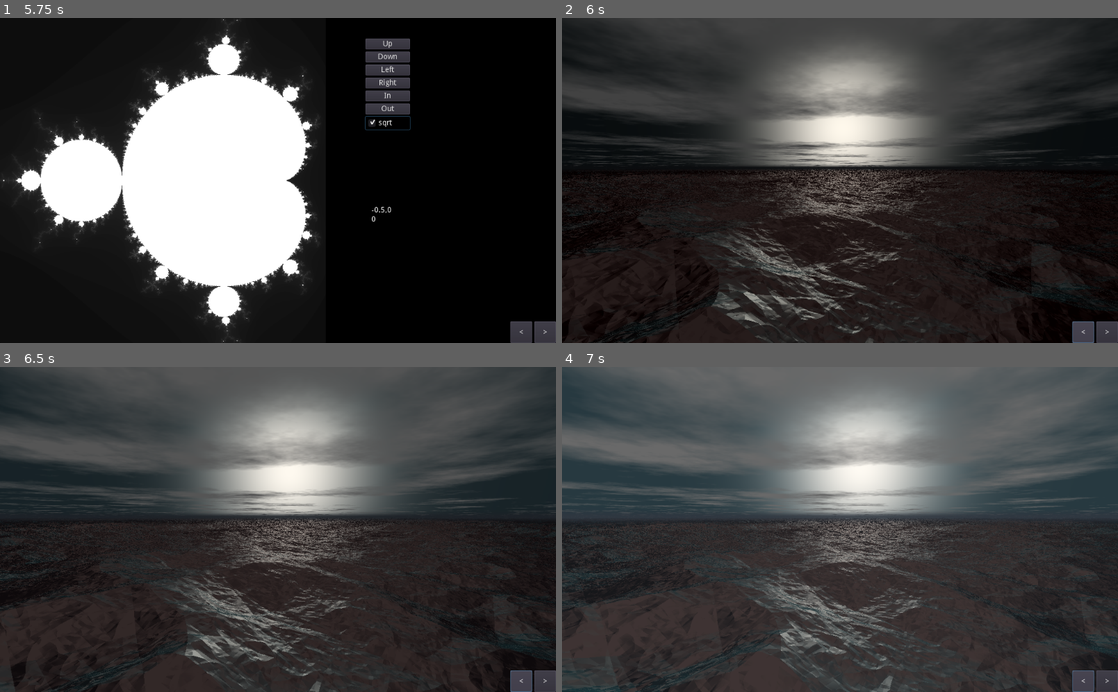
Above: before the commit, frames 1-4 (two rows, left to right).
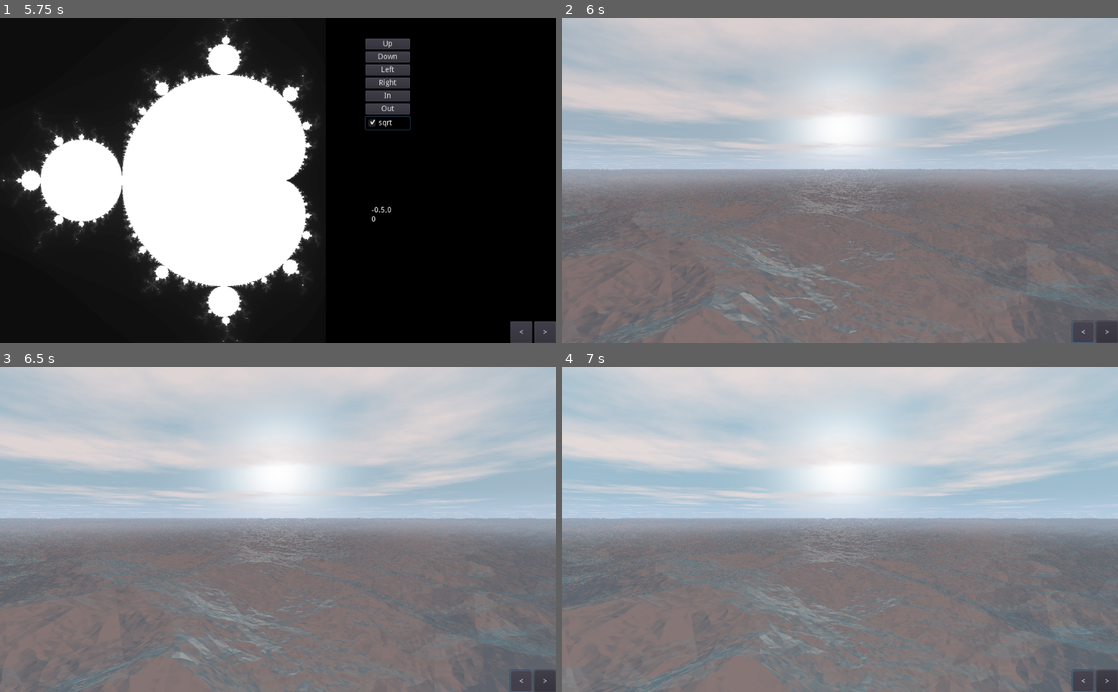
Above: after the commit, the same moments.

Repository: Castux/code-club
Game: Godot game, scene res://Root.tscn
Same seed, same stepped clock (60 frames per second), same inputs: the game is played once before the commit and once after it.
Inputs:
- Up to frame 1 (5.75 s): click "Up" at 0.5 s; click "Down" at 1.25 s; click "Left" at 2 s; click "Right" at 2.75 s; click "In" at 3.5 s; click "Out" at 4.25 s; click "sqrt" at 5 s
- Up to frame 2 (6 s): click "<" at 5.75 s
- Up to frame 3 (6.5 s): no input
- Up to frame 4 (7 s): hold D from 6.53 s (still down)

Frame 1 is identical in both runs. In frame 2, 98% of the frame differs, in the area x 0-100%, y 0-100%; in frame 3, 98%; in frame 4, 98%.

Commit message:
Complete day/night

Diff:
--- a/shadertoys/Waves/Waves.gd
+++ b/shadertoys/Waves/Waves.gd
@@ -15,7 +15,6 @@
 
 func _ready():
 	updateRatio()
-	$AnimationPlayer.play("DayNight")
 
 func updateRatio():
 	var ratio = rect_size.x / rect_size.y
--- a/shadertoys/Waves/Waves.shader
+++ b/shadertoys/Waves/Waves.shader
@@ -244,7 +244,8 @@
 	vec2 uv = vec2((UV.x - 0.5) * ratio, UV.y - 0.5);
 
 	vec3 eye = vec3(0,25,0);
-	vec3 forward = vec3(sin(time / 15.0),-0.05,cos(time / 15.0));
+	//vec3 forward = vec3(sin(time / 15.0),-0.05,cos(time / 15.0));
+	vec3 forward = vec3(0,-0.05,1);
 	vec3 ray = screenRay(eye, forward, uv);
 
 	bool maxedOut;
--- a/shadertoys/Waves/Waves.tscn
+++ b/shadertoys/Waves/Waves.tscn
@@ -11,20 +11,20 @@
 shader_param/clip = 5000.0
 shader_param/fov = 1.3
 shader_param/time = 0.0
-shader_param/sunDir = Vector3( 0, 0.565523, 1 )
-shader_param/sunWidth = 30.0
-shader_param/fogWidth = 0.04
-shader_param/fogColor = Color( 0.74902, 0.854902, 1, 0.478431 )
-shader_param/sunColor = Color( 1, 1, 1, 1 )
-shader_param/skyColor = Color( 0.607843, 0.890196, 1, 1 )
+shader_param/sunDir = Vector3( 0, -0.0871051, 1 )
+shader_param/sunWidth = 50.1227
+shader_param/fogWidth = 0.00562893
+shader_param/fogColor = Color( 0, 0, 0, 1 )
+shader_param/sunColor = Color( 1, 0.972549, 0.917647, 1 )
+shader_param/skyColor = Color( 0, 0, 0, 1 )
 shader_param/waterColor = Color( 0.0186157, 0.220939, 0.238281, 1 )
-shader_param/cloudColor = Color( 1, 1, 1, 1 )
+shader_param/cloudColor = Color( 0.231373, 0.231373, 0.231373, 1 )
 
 [sub_resource type="Animation" id=2]
 resource_name = "DayNight"
-length = 60.0
+length = 105.0
 loop = true
-step = 0.5
+step = 1.0
 tracks/0/type = "value"
 tracks/0/path = NodePath(".:sunColor")
 tracks/0/interp = 2
@@ -32,82 +32,82 @@
 tracks/0/imported = false
 tracks/0/enabled = true
 tracks/0/keys = {
-"times": PoolRealArray( -0.1, 5, 15, 20, 25, 35 ),
-"transitions": PoolRealArray( 1, 1, 1, 1, 1, 1 ),
+"times": PoolRealArray( 5, 15, 20, 30, 35, 90, 100 ),
+"transitions": PoolRealArray( 1, 1, 1, 1, 1, 1, 1 ),
 "update": 0,
-"values": [ Color( 1, 0.972549, 0.917647, 1 ), Color( 1, 1, 1, 1 ), Color( 1, 1, 1, 1 ), Color( 1, 0.666667, 0, 1 ), Color( 1, 0.972549, 0.917647, 1 ), Color( 1, 0.972549, 0.917647, 1 ) ]
+"values": [ Color( 1, 1, 1, 1 ), Color( 1, 1, 1, 1 ), Color( 1, 0.666667, 0, 1 ), Color( 1, 0.972549, 0.917647, 1 ), Color( 1, 0.972549, 0.917647, 1 ), Color( 1, 0.972549, 0.917647, 1 ), Color( 1, 0.980392, 0.980392, 1 ) ]
 }
 tracks/1/type = "value"
 tracks/1/path = NodePath(".:sunDir")
-tracks/1/interp = 1
+tracks/1/interp = 2
 tracks/1/loop_wrap = true
 tracks/1/imported = false
 tracks/1/enabled = true
 tracks/1/keys = {
-"times": PoolRealArray( 0, 5, 10, 15, 20, 25, 30, 35, 40, 45, 50, 55 ),
-"transitions": PoolRealArray( 1, 1, 1, 1, 1, 1, 1, 1, 1, 1, 1, 1 ),
+"times": PoolRealArray( 5, 10, 15, 20, 25, 30, 35, 40, 45, 50, 55, 60, 65, 70, 75, 80, 85, 90, 95, 100, 105 ),
+"transitions": PoolRealArray( 1, 1, 1, 1, 1, 1, 1, 1, 1, 1, 1, 1, 1, 1, 1, 1, 1, 1, 1, 1, 1 ),
 "update": 0,
-"values": [ Vector3( 0, 0.15, 1 ), Vector3( 0, 0.35, 1 ), Vector3( 0, 0.66, 1 ), Vector3( 0, 0.35, 1 ), Vector3( 0, 0.15, 1 ), Vector3( 0, 0, 1 ), Vector3( 0, -0.15, 1 ), Vector3( 0, -0.35, 1 ), Vector3( 0, -0.66, 1 ), Vector3( 0, -0.35, 1 ), Vector3( 0, -0.15, 1 ), Vector3( 0, 0, 1 ) ]
+"values": [ Vector3( 0, 0.35, 1 ), Vector3( 0, 0.66, 1 ), Vector3( 0, 0.35, 1 ), Vector3( 0, 0.15, 1 ), Vector3( 0, 0, 1 ), Vector3( 0, -0.15, 1 ), Vector3( 0, -0.35, 1 ), Vector3( 0, -0.66, 1 ), Vector3( 0, -0.35, 1 ), Vector3( 0, -0.15, 1 ), Vector3( 0, 0, 1 ), Vector3( 0, 0.15, 1 ), Vector3( 0, 0.35, 1 ), Vector3( 0, 0.15, 1 ), Vector3( 0, 0, 1 ), Vector3( 0, -0.15, 1 ), Vector3( 0, -0.35, 1 ), Vector3( 0, -0.35, 1 ), Vector3( 0, -0.15, 1 ), Vector3( 0, 0, 1 ), Vector3( 0, 0.15, 1 ) ]
 }
 tracks/2/type = "value"
 tracks/2/path = NodePath(".:sunWidth")
-tracks/2/interp = 1
+tracks/2/interp = 2
 tracks/2/loop_wrap = true
 tracks/2/imported = false
 tracks/2/enabled = true
 tracks/2/keys = {
-"times": PoolRealArray( 0, 5, 15, 20, 25, 35 ),
-"transitions": PoolRealArray( 1, 1, 1, 1, 1, 1 ),
+"times": PoolRealArray( 5, 15, 20, 25, 35, 90, 100 ),
+"transitions": PoolRealArray( 1, 1, 1, 1, 1, 1, 1 ),
 "update": 0,
-"values": [ 20.0, 30.0, 30.0, 5.0, 50.0, 20.0 ]
+"values": [ 30.0, 30.0, 5.0, 50.0, 50.0, 50.0, 46.2731 ]
 }
 tracks/3/type = "value"
 tracks/3/path = NodePath(".:fogWidth")
-tracks/3/interp = 1
+tracks/3/interp = 2
 tracks/3/loop_wrap = true
 tracks/3/imported = false
 tracks/3/enabled = true
 tracks/3/keys = {
-"times": PoolRealArray( 0, 5, 15, 20, 25, 35 ),
-"transitions": PoolRealArray( 1, 1, 1, 1, 1, 1 ),
+"times": PoolRealArray( 5, 15, 20, 25, 35, 90, 100 ),
+"transitions": PoolRealArray( 1, 1, 1, 1, 1, 1, 1 ),
 "update": 0,
-"values": [ 0.008, 0.04, 0.04, 0.064, 0.008, 0.008 ]
+"values": [ 0.04, 0.04, 0.064, 0.008, 0.008, 0.008, 0.08 ]
 }
 tracks/4/type = "value"
 tracks/4/path = NodePath(".:fogColor")
-tracks/4/interp = 1
+tracks/4/interp = 2
 tracks/4/loop_wrap = true
 tracks/4/imported = false
 tracks/4/enabled = true
 tracks/4/keys = {
-"times": PoolRealArray( -0.1, 5, 15, 20, 25, 35 ),
-"transitions": PoolRealArray( 1, 1, 1, 1, 1, 1 ),
+"times": PoolRealArray( 5, 15, 20, 30, 35, 90, 100 ),
+"transitions": PoolRealArray( 1, 1, 1, 1, 1, 1, 1 ),
 "update": 0,
-"values": [ Color( 0, 0, 0, 1 ), Color( 0.74902, 0.854902, 1, 0.478431 ), Color( 0.74902, 0.854902, 1, 0.478431 ), Color( 0.333333, 0.266667, 0.156863, 0.654902 ), Color( 0, 0, 0, 1 ), Color( 0, 0, 0, 1 ) ]
+"values": [ Color( 0.74902, 0.854902, 1, 0.478431 ), Color( 0.74902, 0.854902, 1, 0.478431 ), Color( 0.333333, 0.266667, 0.156863, 0.654902 ), Color( 0, 0, 0, 1 ), Color( 0, 0, 0, 1 ), Color( 0, 0, 0, 1 ), Color( 0.827451, 0.827451, 0.827451, 0.647059 ) ]
 }
 tracks/5/type = "value"
 tracks/5/path = NodePath(".:skyColor")
-tracks/5/interp = 1
+tracks/5/interp = 2
 tracks/5/loop_wrap = true
 tracks/5/imported = false
 tracks/5/enabled = true
 tracks/5/keys = {
-"times": PoolRealArray( -0.1, 5, 15, 20, 25, 35 ),
-"transitions": PoolRealArray( 1, 1, 1, 1, 1, 1 ),
+"times": PoolRealArray( 5, 15, 20, 30, 35, 90, 100 ),
+"transitions": PoolRealArray( 1, 1, 1, 1, 1, 1, 1 ),
 "update": 0,
-"values": [ Color( 0, 0, 0, 1 ), Color( 0.607843, 0.890196, 1, 1 ), Color( 0.607843, 0.890196, 1, 1 ), Color( 0.827451, 0.0901961, 0.0901961, 1 ), Color( 0, 0, 0, 1 ), Color( 0, 0, 0, 1 ) ]
+"values": [ Color( 0.607843, 0.890196, 1, 1 ), Color( 0.607843, 0.890196, 1, 1 ), Color( 0.827451, 0.0901961, 0.0901961, 1 ), Color( 0, 0, 0, 1 ), Color( 0, 0, 0, 1 ), Color( 0, 0, 0, 1 ), Color( 0.635294, 0.498039, 0.498039, 1 ) ]
 }
 tracks/6/type = "value"
 tracks/6/path = NodePath(".:cloudColor")
-tracks/6/interp = 1
+tracks/6/interp = 2
 tracks/6/loop_wrap = true
 tracks/6/imported = false
 tracks/6/enabled = true
 tracks/6/keys = {
-"times": PoolRealArray( 0, 5, 15, 20, 25, 35 ),
-"transitions": PoolRealArray( 1, 1, 1, 1, 1, 1 ),
+"times": PoolRealArray( 5, 15, 20, 30, 35, 90, 100 ),
+"transitions": PoolRealArray( 1, 1, 1, 1, 1, 1, 1 ),
 "update": 0,
-"values": [ Color( 0.231373, 0.231373, 0.231373, 1 ), Color( 1, 1, 1, 1 ), Color( 1, 1, 1, 1 ), Color( 0.537255, 0.270588, 0.0313726, 1 ), Color( 0.231373, 0.231373, 0.231373, 1 ), Color( 0.231373, 0.231373, 0.231373, 1 ) ]
+"values": [ Color( 1, 1, 1, 1 ), Color( 1, 1, 1, 1 ), Color( 0.537255, 0.270588, 0.0313726, 1 ), Color( 0.231373, 0.231373, 0.231373, 1 ), Color( 0.231373, 0.231373, 0.231373, 1 ), Color( 0.231373, 0.231373, 0.231373, 1 ), Color( 0.705882, 0.615686, 0.615686, 1 ) ]
 }
 
 [node name="Canvas" type="ColorRect"]
@@ -118,15 +118,14 @@
 __meta__ = {
 "_edit_lock_": true
 }
-sunWidth = 30.0
-sunColor = Color( 1, 1, 1, 1 )
-sunDir = Vector3( 0, 0.565523, 1 )
-fogWidth = 0.04
-fogColor = Color( 0.74902, 0.854902, 1, 0.478431 )
-skyColor = Color( 0.607843, 0.890196, 1, 1 )
-cloudColor = Color( 1, 1, 1, 1 )
+sunWidth = 50.1227
+sunColor = Color( 1, 0.972549, 0.917647, 1 )
+sunDir = Vector3( 0, -0.0871051, 1 )
+fogWidth = 0.00562893
+cloudColor = Color( 0.231373, 0.231373, 0.231373, 1 )
 
 [node name="AnimationPlayer" type="AnimationPlayer" parent="."]
+autoplay = "DayNight"
 anims/DayNight = SubResource( 2 )
 
 [connection signal="item_rect_changed" from="." to="." method="updateRatio"]
